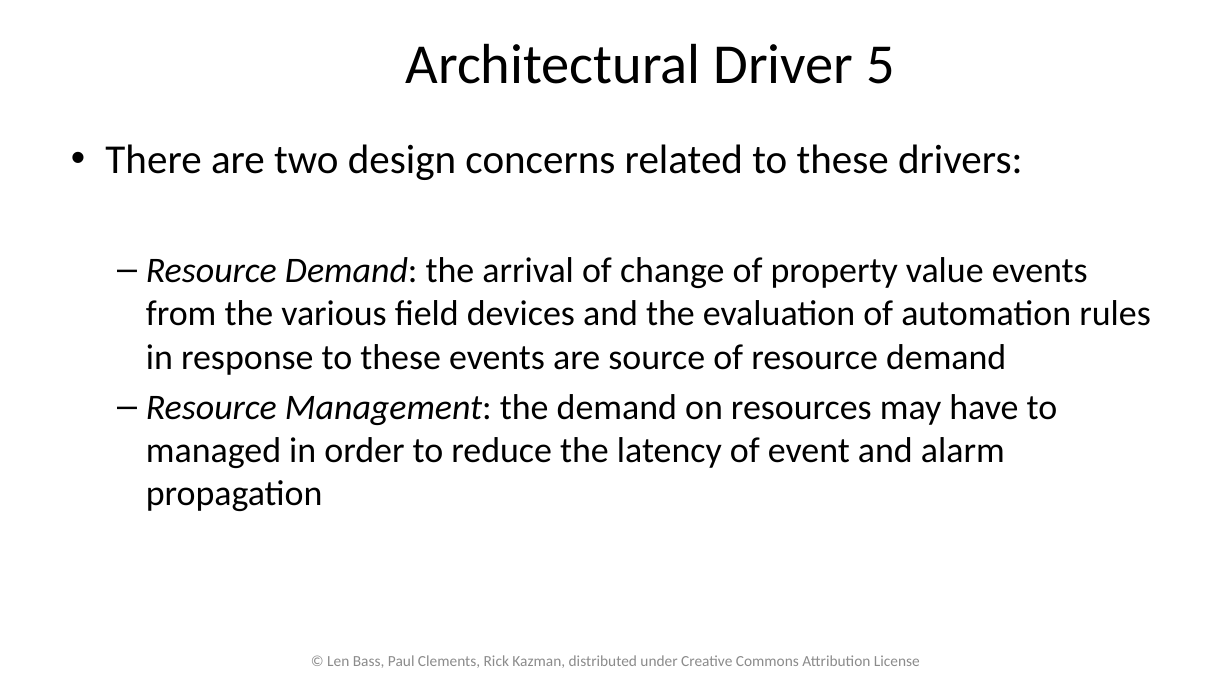
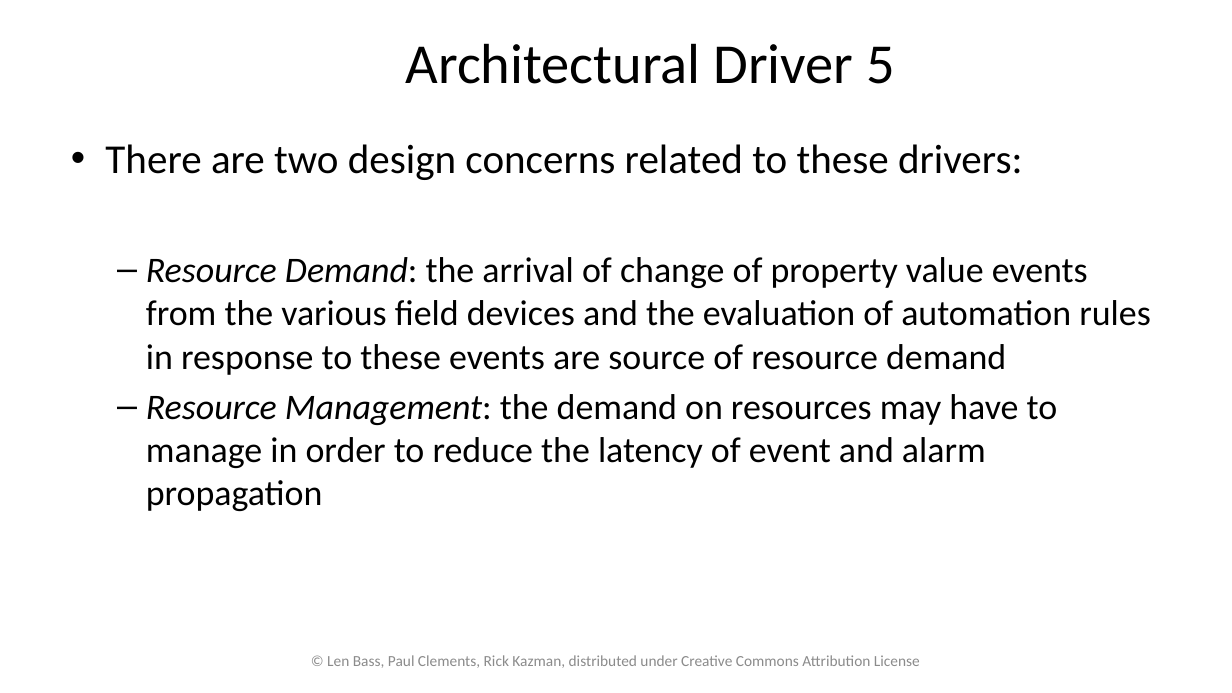
Before and after one commit to kthanasi-git/SW_Engineering, a slide deck: slide 25 of SOFTWARE ENGINEERING/SLIDES/21-More on Software Architecture.pptx. Drawn at 1232x693 pixels with LibreOffice and Linux fonts; fonts in the diff are those of the drawing; background and template pictures are left out. Boxes give left, top, right and bottom in pixels: in the first picture for what was removed or moved away, otherwise in the second. Text is boxed around its words. In the diff, an @@ line names an element or a change of style, - is before the commit and + after.

```diff
--- a/SOFTWARE ENGINEERING/SLIDES/21-More on Software Architecture.pptx
+++ b/SOFTWARE ENGINEERING/SLIDES/21-More on Software Architecture.pptx
@@ text at (x1=146, y1=394, x2=1058, y2=511): text changed @@
-  – Resource Management: the demand on resources may have to managed in order to reduce the latency of event and alarm propagation
+  – Resource Management: the demand on resources may have to manage in order to reduce the latency of event and alarm propagation
```
Also in this commit, not shown: 2 other slides changed, 1 slide added, 1 other file.
